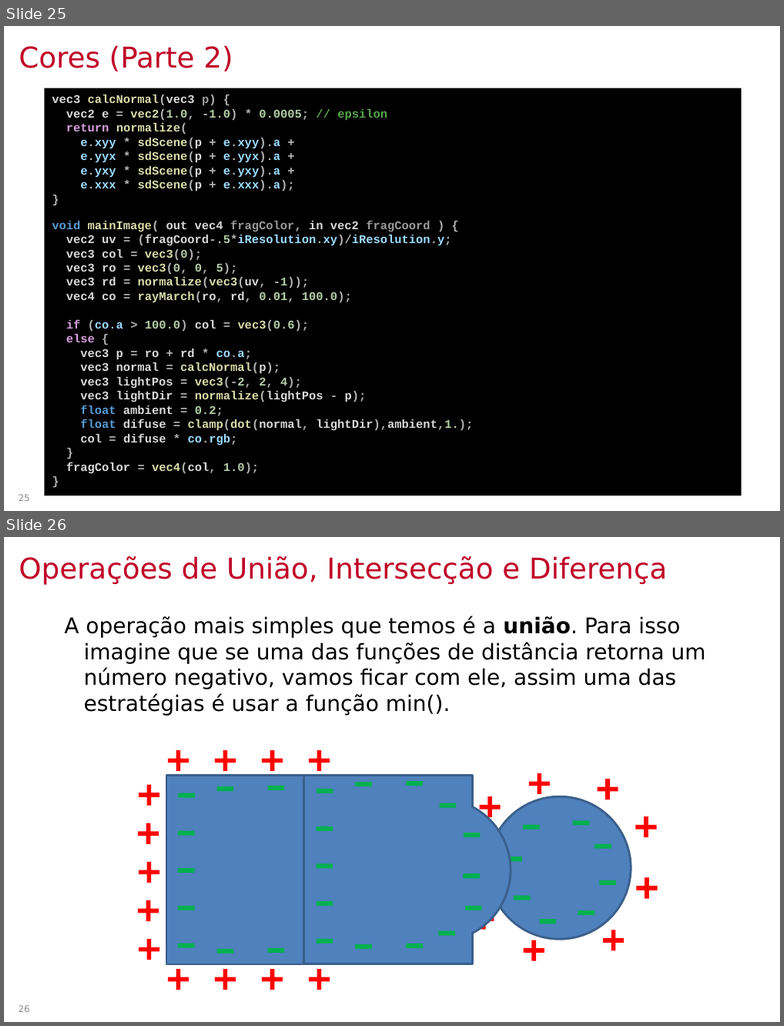
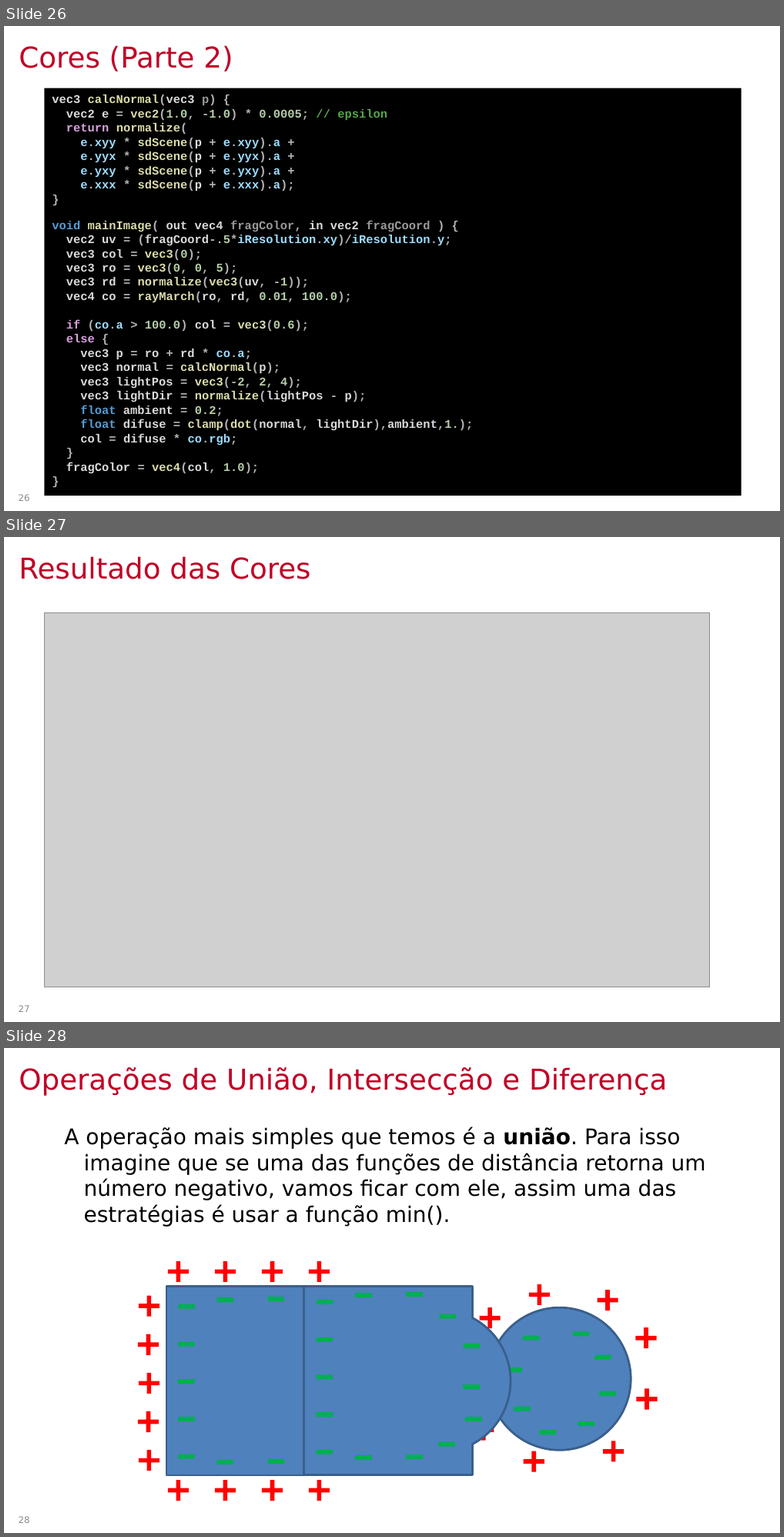
Before and after one commit to lpsoares/ComputacaoGrafica, a slide deck: content/aulas/23-ray_marching/aula23_ray_marching.pptx. Shown one above the other, each under a label of ours: slides 25 and 26 before the commit, slides 26, 27 and 28 after it. The pictures are 784x1026 and 784x1537 pixels, drawn with LibreOffice and Linux fonts; fonts in the diff are those of the drawing; grey boxes stand for pictures; background and template pictures are left out. Boxes give left, top, right and bottom in pixels: in the first picture for what was removed or moved away, otherwise in the second. Text is boxed around its words. In the diff, an @@ line names an element or a change of style, - is before the commit and + after.

```diff
--- a/content/aulas/23-ray_marching/aula23_ray_marching.pptx
+++ b/content/aulas/23-ray_marching/aula23_ray_marching.pptx
@@ slide 27 added at (4,537,780,1022), background #FFFFFF @@
@@ title added at (19,556,311,579), 26.7 pt, text #C00026 @@
+Resultado das Cores
@@ picture added at (44,612,710,987) @@
@@ page number added at (19,1005,30,1012), 8.3 pt, text #888888 @@
+27
@@ what was slide 25 is now slide 26 @@
@@ page number at (19,494,30,501): text changed @@
-25
+26
@@ what was slide 26 is now slide 28 @@
```
Also in this commit, not shown: 6 slides changed, 1 other slide added, 2 other files.
